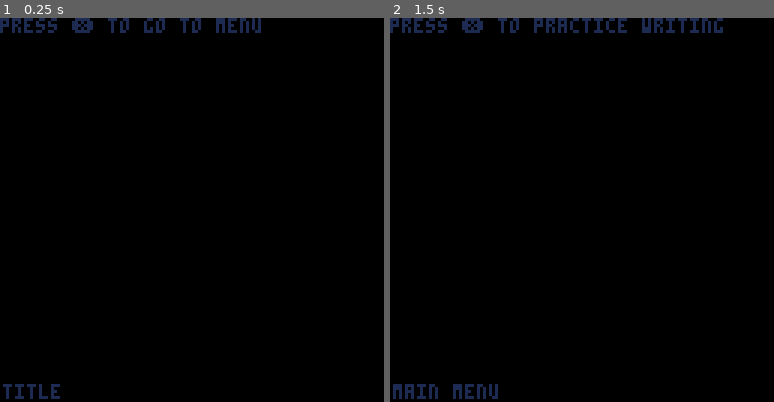
Above: before the commit, frames 1-2 (left to right).
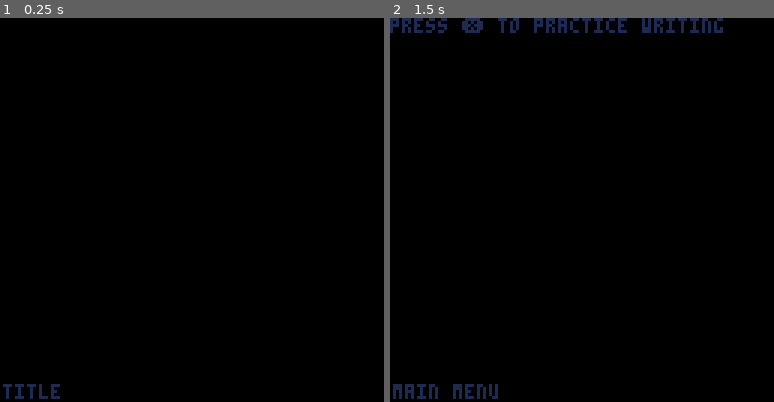
Above: after the commit, the same moments.

Repository: SestrenExsis/KanaPractice
Game: PICO-8 cartridge kana_practice.p8
The game is run twice, just before and just after one commit, with the same random seed, the same clock (stepped at 60 frames per second) and the same inputs.
Inputs (mouse positions are in pixels of both pictures, inside the frame that each line leads up to):
- Up to frame 1 (0.25 s): no input
- Up to frame 2 (1.5 s): tap O (Z key) at 0.33, 0.7, 1.43 s; click (459, 121) at 0.67 s; tap X (X key) at 1.07 s; click (520, 267) at 1.22 s

The runs differ from the first frame. In frame 1, 1.0% of the frame differs, in the area x 0-68%, y 0-4%; in frame 2, nothing differs.

Commit message:
Create object for storing info about each Kana

Diff:
--- a/kana_practice.p8
+++ b/kana_practice.p8
@@ -42,55 +42,71 @@
 _mous=false
 _hint=false
 
+function kana(
+	n,   -- name    : str
+	r,   -- row pos : number
+	c,   -- col pos : number
+	f    -- frames  : table
+	) -- return type: table
+	local res={
+		name=n,
+		row=r,
+		col=c,
+		frames=f
+	}
+	return res
+end
+
 -- kana info
-_knfrm={}
-_knfrm["a"]={0,1,2,3}
-_knfrm["i"]={4,5}
-_knfrm["u"]={6,7}
-_knfrm["e"]={8,9,10,11}
-_knfrm["o"]={12,13,14,15}
-_knfrm["ka"]={16,17,18}
-_knfrm["ki"]={19,20,21,22}
-_knfrm["ku"]={23}
-_knfrm["ke"]={24,25,26}
-_knfrm["ko"]={27,28}
-_knfrm["sa"]={29,30,31}
-_knfrm["shi"]={32}
-_knfrm["su"]={33,34,35}
-_knfrm["se"]={36,37,38}
-_knfrm["so"]={39,40,41,42}
-_knfrm["ta"]={43,44,45,46}
-_knfrm["chi"]={47,48,49}
-_knfrm["tsu"]={50}
-_knfrm["te"]={51,52}
-_knfrm["to"]={53,54}
-_knfrm["na"]={55,56,57,58,59}
-_knfrm["ni"]={60,61,62}
-_knfrm["nu"]={63,64,65,66}
-_knfrm["ne"]={67,68,69,70,71}
-_knfrm["no"]={72,73}
-_knfrm["ha"]={74,75,76,77}
-_knfrm["hi"]={78,79,80}
-_knfrm["fu"]={81,82,83,84}
-_knfrm["he"]={85}
-_knfrm["ho"]={86,87,88,89,90}
-_knfrm["ma"]={91,92,93,94}
-_knfrm["mi"]={95,96,97,98}
-_knfrm["mu"]={99,100,101,102}
-_knfrm["me"]={103,104,105}
-_knfrm["mo"]={106,107,108}
-_knfrm["ya"]={109,110,111}
-_knfrm["yu"]={112,113,114}
-_knfrm["yo"]={115,116,117}
-_knfrm["ra"]={118,119,120}
-_knfrm["ri"]={121,122}
-_knfrm["ru"]={123,124,125,126}
-_knfrm["re"]={127,128,129,130,131}
-_knfrm["ro"]={132,133,134}
-_knfrm["wa"]={135,136,137,138}
-_knfrm["wo"]={139,140,141,142}
-_knfrm["n"]={143,144}
-_knnam={
+_kana_tbl={
+a=kana("a",0,0,{0,1,2,3}),
+i=kana("i",0,1,{4,5}),
+u=kana("u",0,2,{6,7}),
+e=kana("e",0,3,{8,9,10,11}),
+o=kana("o",0,4,{12,13,14,15}),
+ka=kana("ka",1,0,{16,17,18}),
+ki=kana("ki",1,1,{19,20,21,22}),
+ku=kana("ku",1,2,{23}),
+ke=kana("ke",1,3,{24,25,26}),
+ko=kana("ko",1,4,{27,28}),
+sa=kana("sa",2,0,{29,30,31}),
+shi=kana("shi",2,1,{32}),
+su=kana("su",2,2,{33,34,35}),
+se=kana("se",2,3,{36,37,38}),
+so=kana("so",2,4,{39,40,41,42}),
+ta=kana("ta",3,0,{43,44,45,46}),
+chi=kana("chi",3,1,{47,48,49}),
+tsu=kana("tsu",3,2,{50}),
+te=kana("te",3,3,{51,52}),
+to=kana("to",3,4,{53,54}),
+na=kana("na",4,0,{55,56,57,58,59}),
+ni=kana("ni",4,1,{60,61,62}),
+nu=kana("nu",4,2,{63,64,65,66}),
+ne=kana("ne",4,3,{67,68,69,70,71}),
+no=kana("no",4,4,{72,73}),
+ha=kana("ha",5,0,{74,75,76,77}),
+hi=kana("hi",5,1,{78,79,80}),
+fu=kana("fu",5,2,{81,82,83,84}),
+he=kana("he",5,3,{85}),
+ho=kana("ho",5,4,{86,87,88,89,90}),
+ma=kana("ma",6,0,{91,92,93,94}),
+mi=kana("mi",6,1,{95,96,97,98}),
+mu=kana("mu",6,2,{99,100,101,102}),
+me=kana("me",6,3,{103,104,105}),
+mo=kana("mo",6,4,{106,107,108}),
+ya=kana("ya",7,0,{109,110,111}),
+yu=kana("yu",7,2,{112,113,114}),
+yo=kana("yo",7,4,{115,116,117}),
+ra=kana("ra",8,0,{118,119,120}),
+ri=kana("ri",8,1,{121,122}),
+ru=kana("ru",8,2,{123,124,125,126}),
+re=kana("re",8,3,{127,128,129,130,131}),
+ro=kana("ro",8,4,{132,133,134}),
+wa=kana("wa",9,0,{135,136,137,138}),
+wo=kana("wo",9,4,{139,140,141,142}),
+n=kana("n",10,0,{143,144})
+}
+_kana_key={
  "a","i","u","e","o",
 	"ka","ki","ku","ke","ko",
 	"sa","shi","su","se","so",
@@ -159,6 +175,7 @@
 function drawtitle()
 	cls()
 	print("press ❎ to go to menu")
+	drawallkana()
 end
 
 -- menu screen
@@ -215,8 +232,8 @@
 	_nib_on=false
 	_nib_pr=false
 	_lines=0
-	local i=flr(rnd(#_knnam))+1
-	_kana=_knnam[i]
+	local i=flr(rnd(#_kana_key))+1
+	_kana=_kana_key[i]
 	_inks={{}}
 end
 
@@ -420,7 +437,7 @@
 	return res
 end
 
-function strokes(kana)
+function strokes(k)
 	local res={}
 	local n={
 		-- orthogonal
@@ -432,7 +449,7 @@
 	local py=-1
 	-- scan through all frames
 	local points={}
-	for id in all(_knfrm[kana]) do
+	for id in all(_kana_tbl[k].frames) do
 		-- find start of stroke
 		local found=false
 		local sx=8*(id%16)
